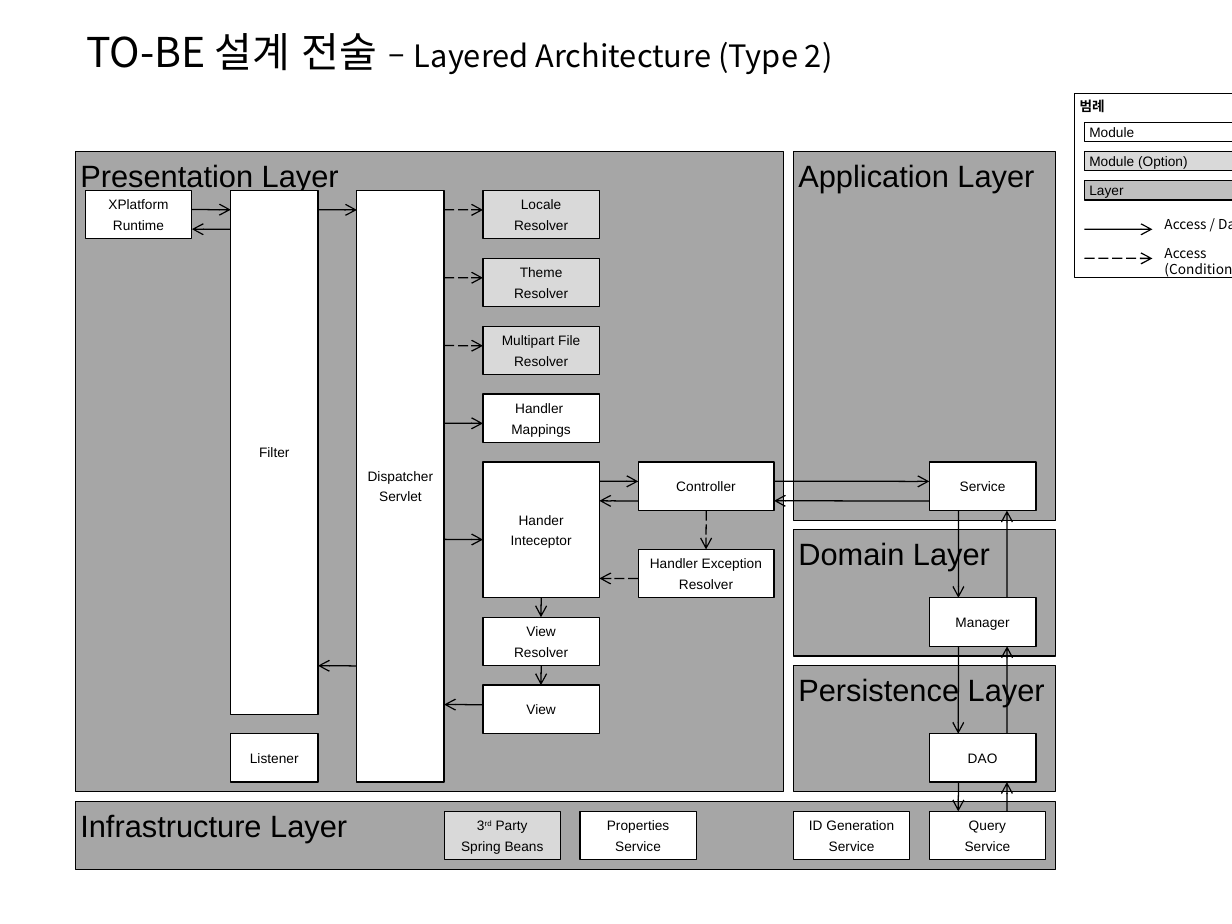
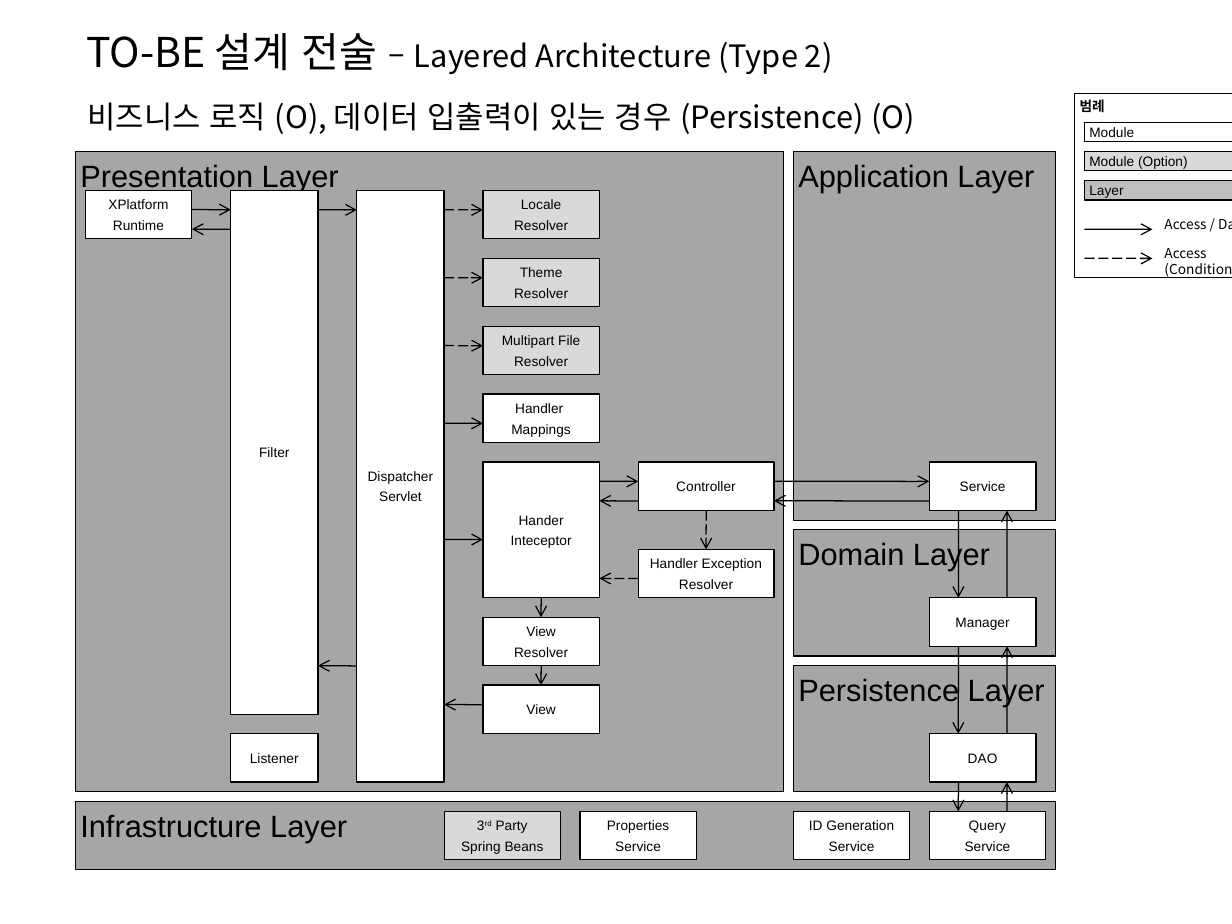
Before and after one commit to kwbaek/codelabor, a slide deck: slide 3 of documentation/0 architecture/design/TO-BE 설계 전술 (Layered Architecture).pptx. Drawn at 1232x924 pixels with LibreOffice and Linux fonts; fonts in the diff are those of the drawing. Boxes give left, top, right and bottom in pixels: in the first picture for what was removed or moved away, otherwise in the second. Text is boxed around its words. In the diff, an @@ line names an element or a change of style, - is before the commit and + after.

```diff
--- a/documentation/0 architecture/design/TO-BE 설계 전술 (Layered Architecture).pptx
+++ b/documentation/0 architecture/design/TO-BE 설계 전술 (Layered Architecture).pptx
@@ text added at bbox=[88, 102, 915, 134], 18 pt, text #000000 @@
+비즈니스 로직 (O), 데이터 입출력이 있는 경우 (Persistence) (O)
```
Also in this commit, not shown: 6 other slides changed, 2 slides added, 3 other files.
